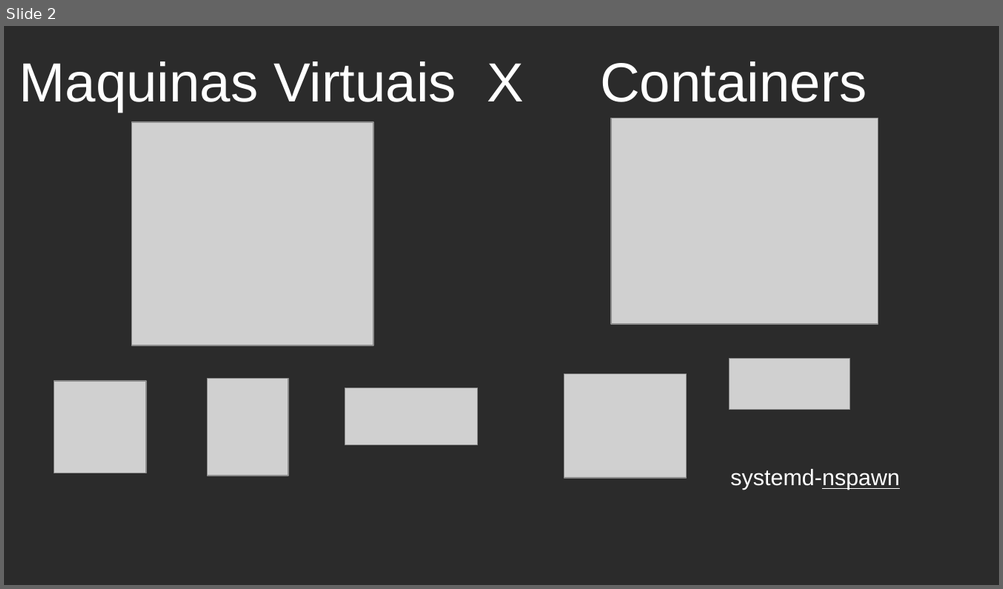
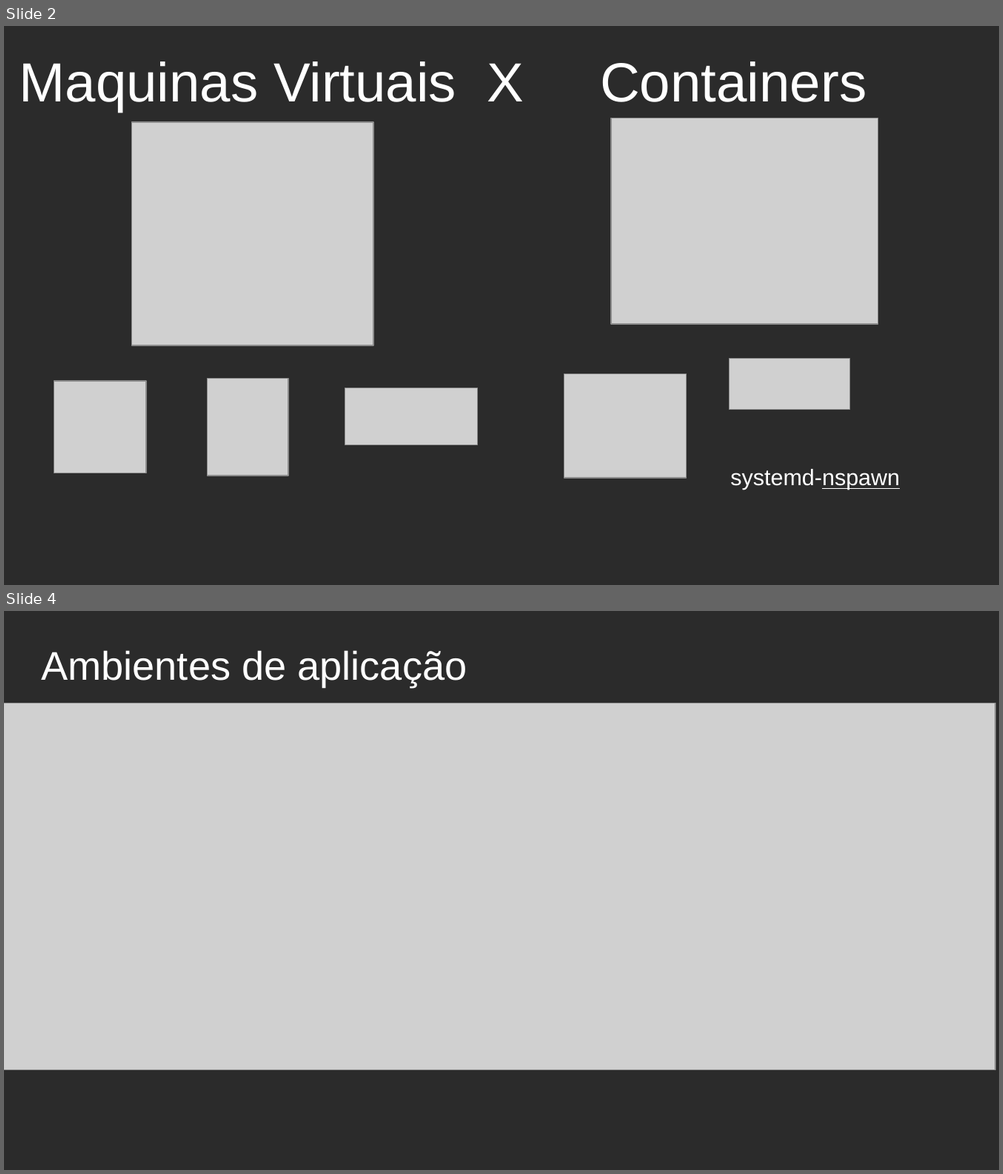
Before and after one commit to celsonery/kubernetes-docs, a slide deck: apresentacao_docker_kubernetes/apresentacao.odp. Shown one above the other, each under a label of ours: slide 2 before the commit, slides 2 and 4 after it; the slides between them are not shown. The pictures are 1003x589 and 1003x1174 pixels, drawn with LibreOffice and Linux fonts; fonts in the diff are those of the drawing; grey boxes stand for pictures; background and template pictures are left out; a plain dark background stands for a picture behind light text. Boxes give left, top, right and bottom in pixels: in the first picture for what was removed or moved away, otherwise in the second. Text is boxed around its words. In the diff, an @@ line names an element or a change of style, - is before the commit and + after.

```diff
--- a/apresentacao_docker_kubernetes/apresentacao.odp
+++ b/apresentacao_docker_kubernetes/apresentacao.odp
@@ slide 4 added at <box>4,611,999,1170</box>, background picture (left out) @@
@@ text added at <box>41,650,466,687</box>, 32 pt, text #FFFFFF @@
+Ambientes de aplicação
@@ picture added at <box>4,703,995,1070</box> @@
```
Also in this commit, not shown: 3 slides changed, 5 other slides added, 3 slides removed, 6 other files.
